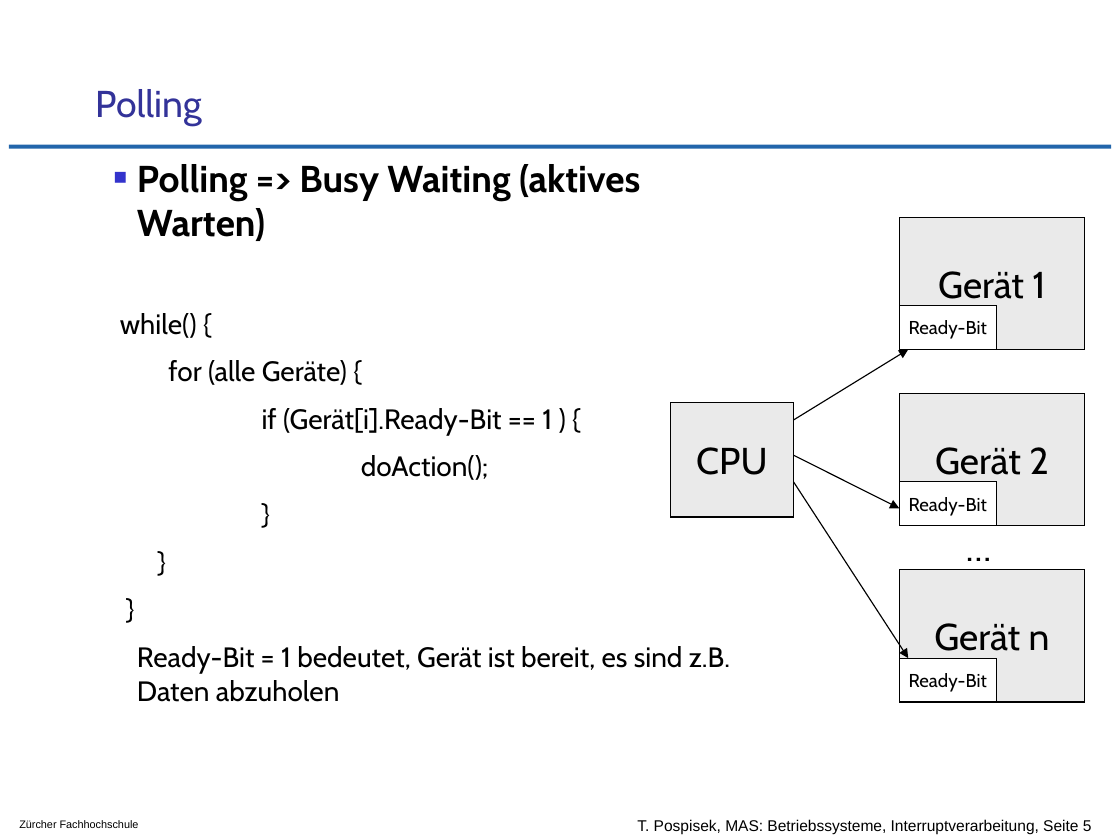
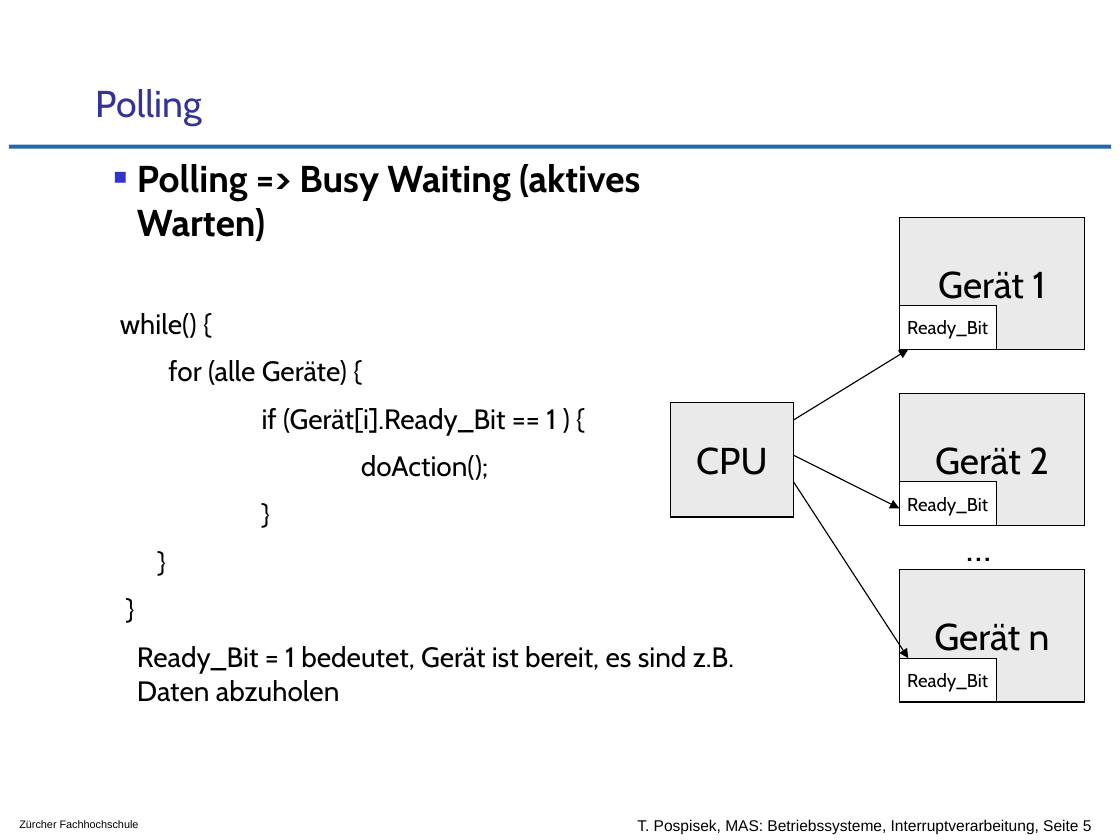
Before and after one commit to tpo/betriebssysteme, a slide deck: slide 5 of 04-3_Interruptverarbeitung_in_Betriebssystemen.odp. Drawn at 1120x840 pixels with LibreOffice and Linux fonts; fonts in the diff are those of the drawing; background and template pictures are left out. Boxes give left, top, right and bottom in pixels: in the first picture for what was removed or moved away, otherwise in the second. Text is boxed around its words. In the diff, an @@ line names an element or a change of style, - is before the commit and + after.

```diff
--- a/04-3_Interruptverarbeitung_in_Betriebssystemen.odp
+++ b/04-3_Interruptverarbeitung_in_Betriebssystemen.odp
@@ text in rectangle at bbox=[907, 320, 988, 339]: text changed @@
-Ready-Bit
+Ready_Bit
@@ text at bbox=[262, 408, 556, 435]: text changed @@
-if (Gerät[i].Ready-Bit == 1 ) {
+if (Gerät[i].Ready_Bit == 1 ) {
@@ text in rectangle at bbox=[907, 497, 988, 516]: text changed @@
-Ready-Bit
+Ready_Bit
@@ text at bbox=[137, 646, 734, 702]: text changed @@
-Ready-Bit = 1 bedeutet, Gerät ist bereit, es sind z.B. Daten abzuholen
+Ready_Bit = 1 bedeutet, Gerät ist bereit, es sind z.B. Daten abzuholen
@@ text in rectangle at bbox=[907, 673, 988, 692]: text changed @@
-Ready-Bit
+Ready_Bit
```
Also in this commit, not shown: 4 other slides changed.
